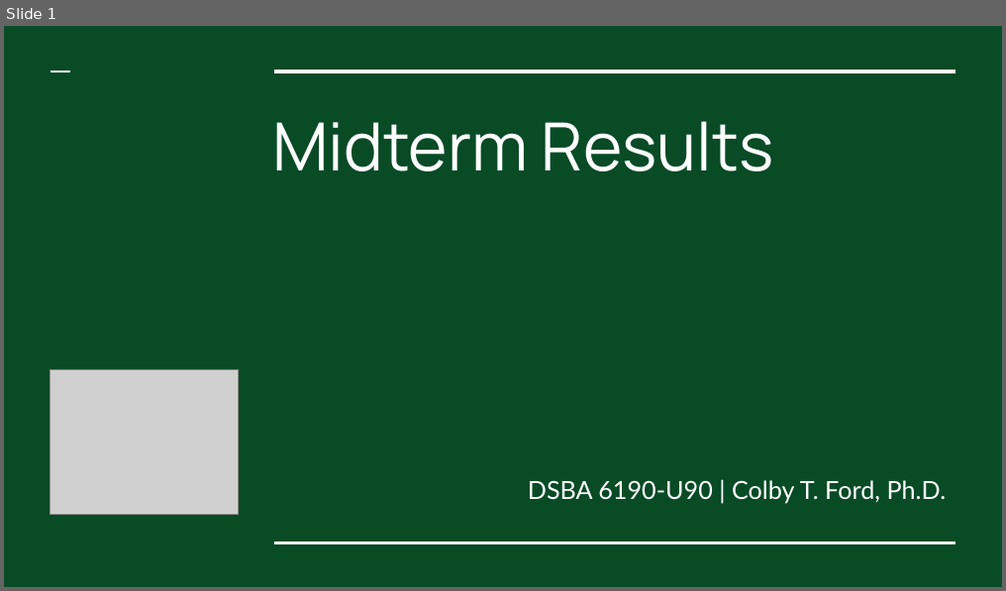
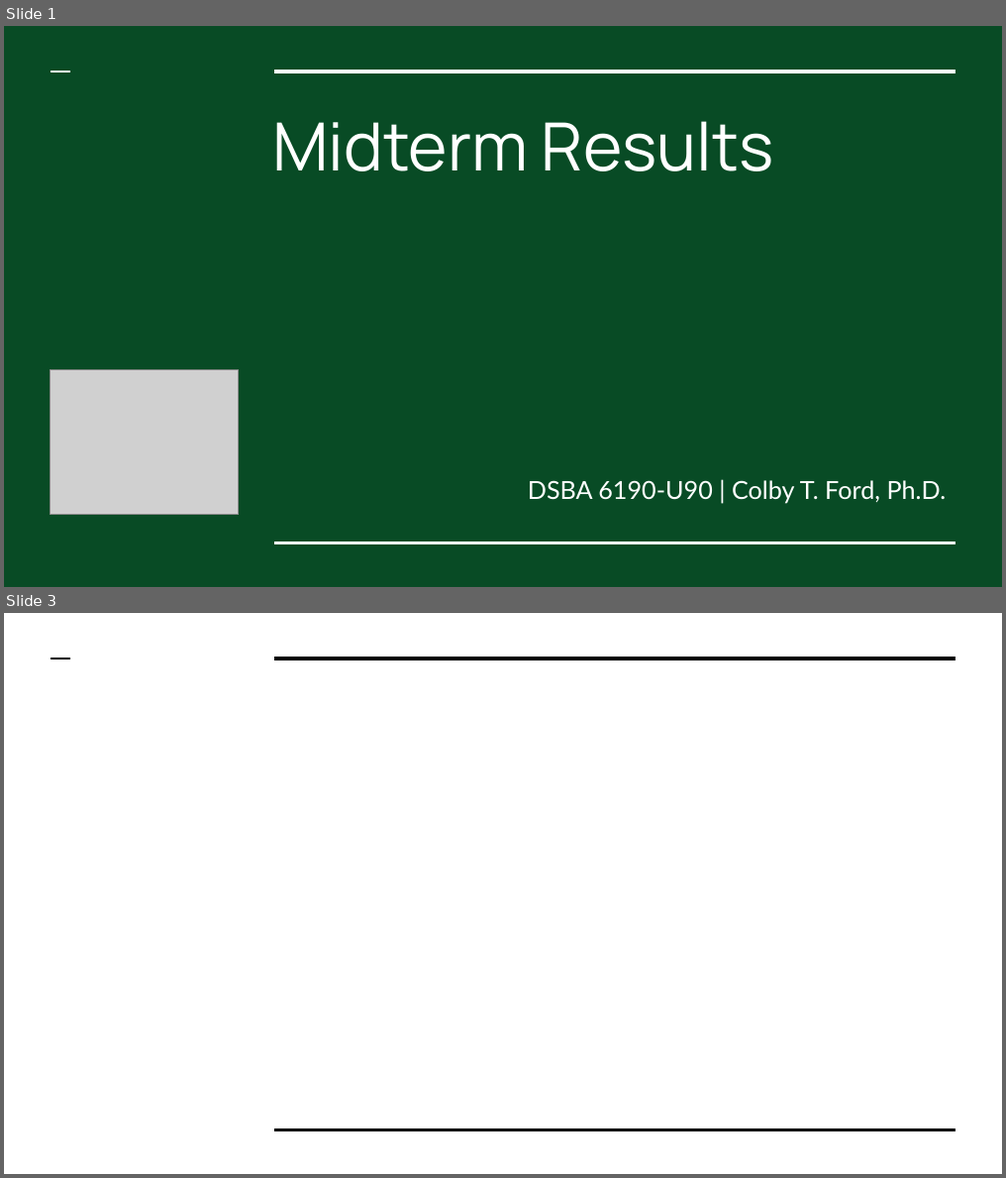
Before and after one commit to colbyford/DSBA6190-CloudComputing, a slide deck: 4 - Midterm/MidtermResults.pptx. Shown one above the other, each under a label of ours: slide 1 before the commit, slides 1 and 3 after it; the slides between them are not shown. The pictures are 1006x591 and 1006x1178 pixels, drawn with LibreOffice and Linux fonts; fonts in the diff are those of the drawing; grey boxes stand for pictures; background and template pictures are left out. Boxes give left, top, right and bottom in pixels: in the first picture for what was removed or moved away, otherwise in the second. Text is boxed around its words. In the diff, an @@ line names an element or a change of style, - is before the commit and + after.

```diff
--- a/4 - Midterm/MidtermResults.pptx
+++ b/4 - Midterm/MidtermResults.pptx
@@ slide 3 added at <box>4,613,1002,1174</box>, background picture (left out) @@
@@ line added from (51, 658) to (71, 658), #000000 1.5 pt @@
@@ line added from (274, 658) to (956, 658), #000000 3 pt @@
@@ line added from (274, 1130) to (956, 1130), #000000 1.5 pt @@
```
Also in this commit, not shown: 1 slide changed.
